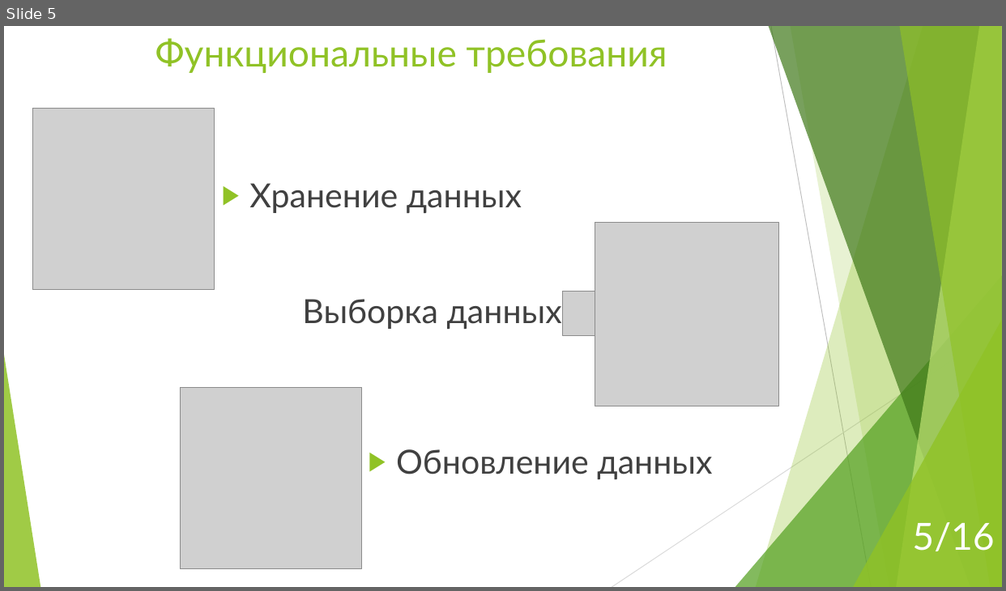
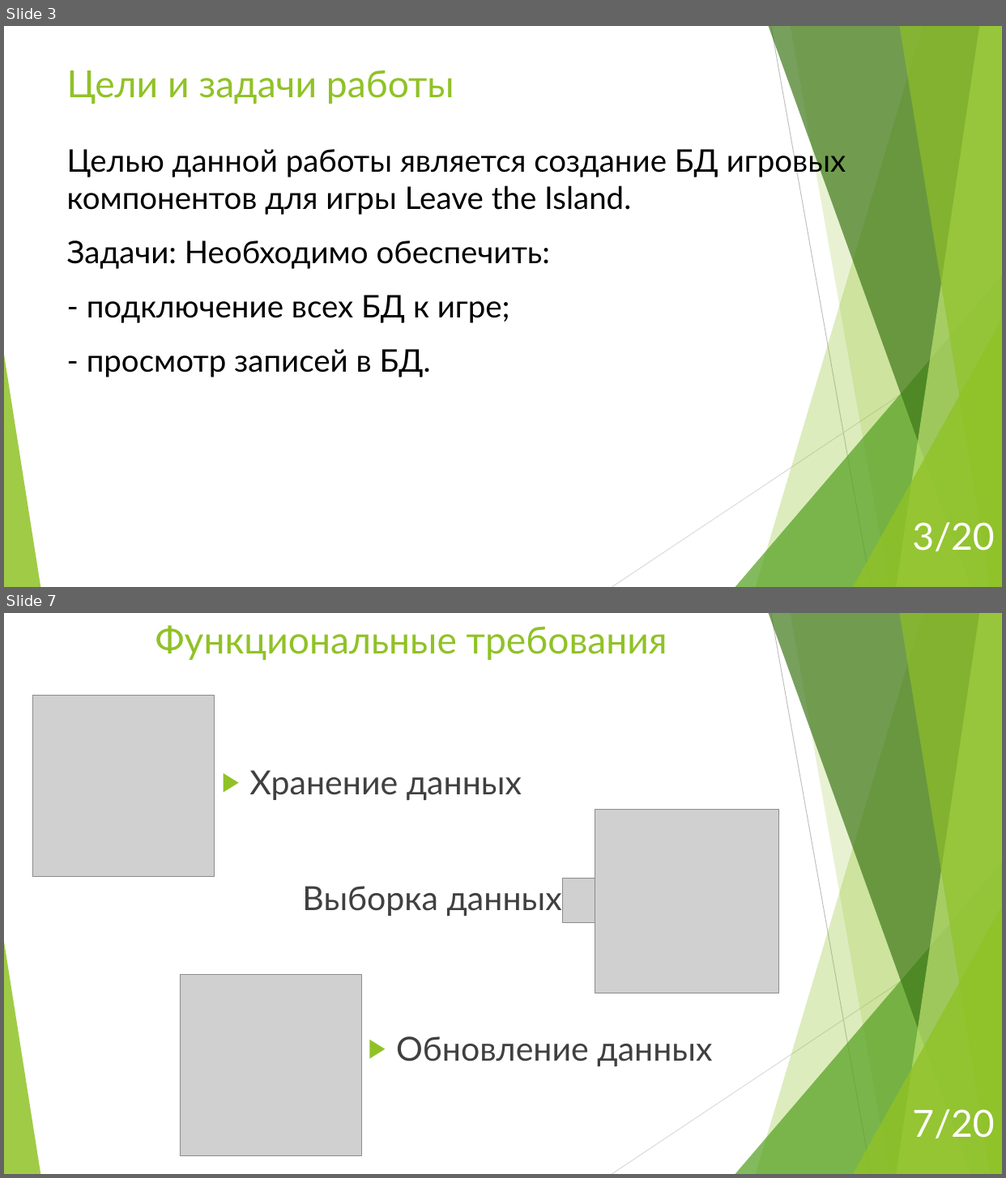
Before and after one commit to enitnel/mysterious-project, a slide deck: Dms coursework presentation.pptx. Shown one above the other, each under a label of ours: slide 5 before the commit, slides 3 and 7 after it; the slides between them are not shown. The pictures are 1006x591 and 1006x1178 pixels, drawn with LibreOffice and Linux fonts; fonts in the diff are those of the drawing; grey boxes stand for pictures. Boxes give left, top, right and bottom in pixels: in the first picture for what was removed or moved away, otherwise in the second. Text is boxed around its words. In the diff, an @@ line names an element or a change of style, - is before the commit and + after.

Commit message:
Changes in presentation

```diff
--- a/Dms coursework presentation.pptx
+++ b/Dms coursework presentation.pptx
@@ slide 3 added at bbox=[4, 26, 1002, 587], background #FFFFFF; not listed: 10 template elements that a slide beside it also shows @@
@@ title added at bbox=[67, 70, 454, 104], 36 pt, text #90C226 @@
+Цели и задачи работы
@@ text added at bbox=[67, 145, 846, 378], 30 pt, text #000000 @@
+Целью данной работы является создание БД игровых компонентов для игры Leave the Island.
+Задачи: Необходимо обеспечить:
+- подключение всех БД к игре;
+- просмотр записей в БД.
@@ page number added at bbox=[912, 523, 994, 552], 36 pt, text #FFFFFF @@
+3/20
@@ what was slide 5 is now slide 7 @@
@@ page number at bbox=[912, 1110, 994, 1139]: text changed @@
-5/16
+7/20
```
Also in this commit, not shown: 5 slides changed, 3 other slides added, 4 other files.
